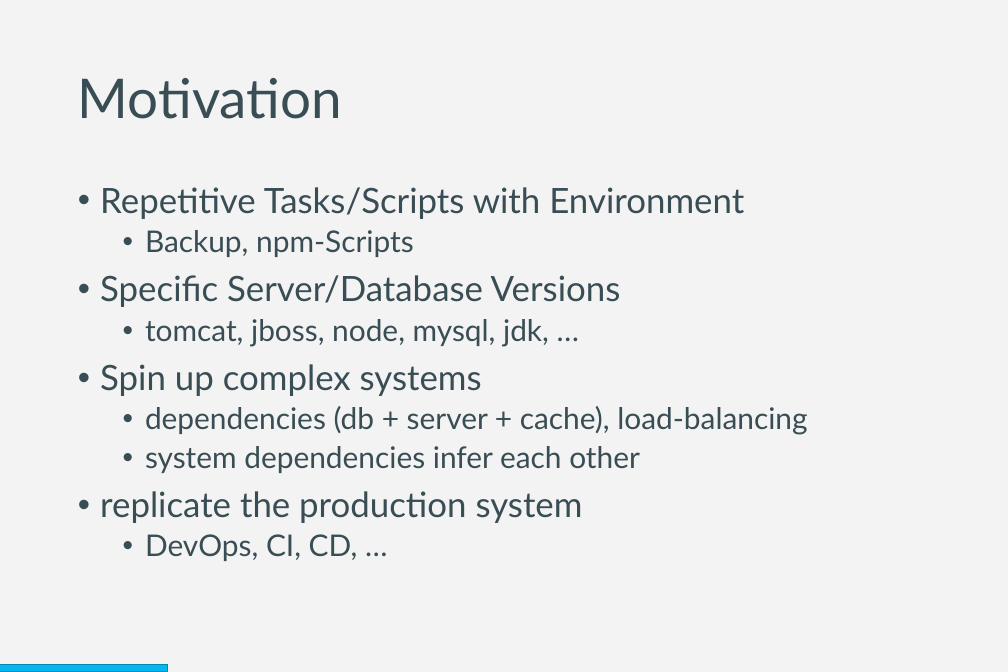
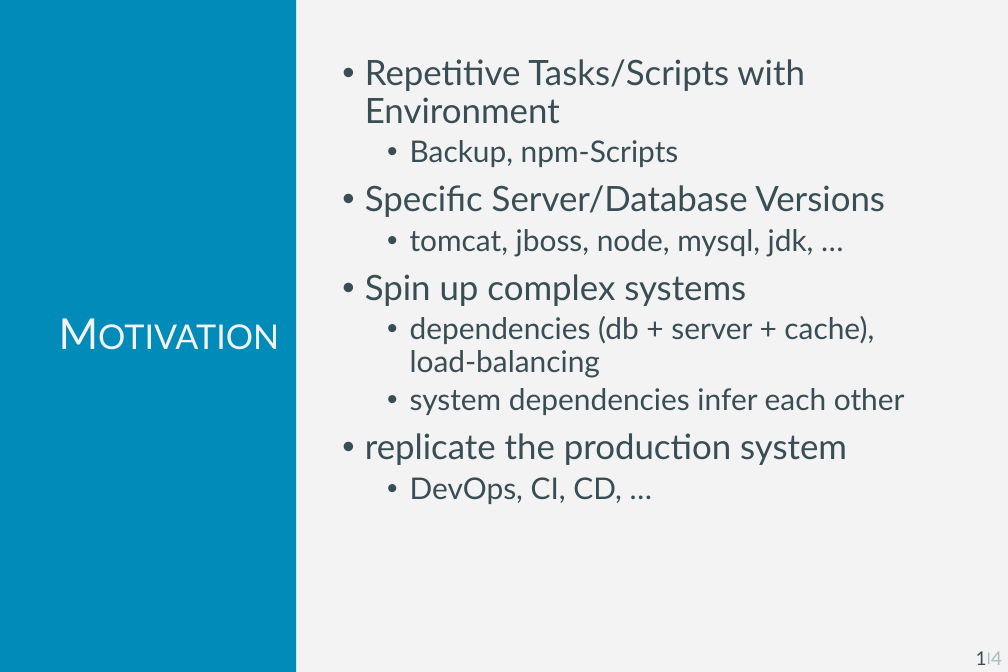
Before and after one commit to bemayr/sebsc-ba, a slide deck: slide 4 of presentations/01 overview/slides.pptm. Drawn at 1008x672 pixels with LibreOffice and Linux fonts; fonts in the diff are those of the drawing. Boxes give left, top, right and bottom in pixels: in the first picture for what was removed or moved away, otherwise in the second. Text is boxed around its words. In the diff, an @@ line names an element or a change of style, - is before the commit and + after.

```diff
--- a/presentations/01 overview/slides.pptm
+++ b/presentations/01 overview/slides.pptm
@@ title "Motivation": place and size @@
-title "Motivation" at [78, 78, 342, 119]
+title "Motivation" at [0, 0, 296, 672]
@@ title "Motivation" at [0, 0, 296, 672]: size 46.2 to 36 pt, text colour #394D54 to #F3F3F3, small capitals on; alignment left to right; fill none to #008BB8 @@
@@ text "Repetitive Tasks/Scripts with Environment" rewrapped from [100, 187, 807, 561] to [365, 59, 905, 504] @@
@@ text added at [976, 651, 987, 665], 16 pt, text #394D54 @@
+1
@@ text added at [988, 650, 991, 666], 10.5 pt, text #7B9BA5 @@
+|
@@ text added at [991, 651, 1002, 665], 16 pt, text #A7BCC3 @@
+4
@@ rectangle removed at [0, 665, 168, 672] @@
```
Also in this commit, not shown: 1 other slide changed, 3 slides added, 2 slides removed, 2 other files.
